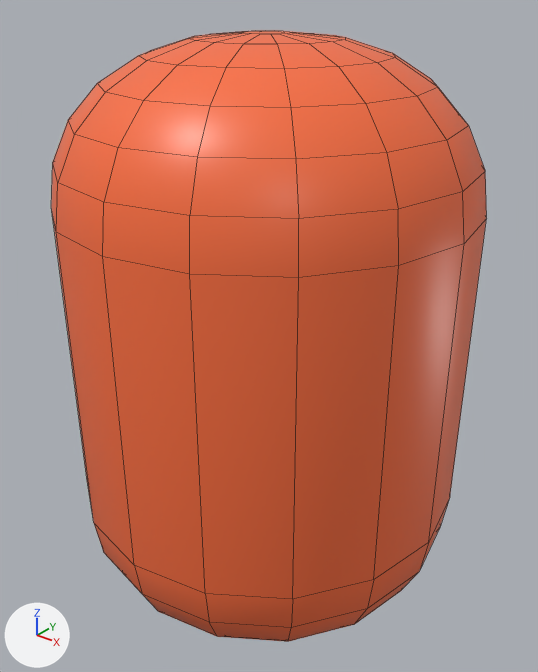
Two versions of the FBX model FBX/Fish-Food.fbx, one commit apart.
Rendered twice from a camera (50 mm lens) standing at (0.1298, -0.1618, 0.1035) and looking at (-0.0005, 0.0011, 0.0025). The lights are fixed; the arrows at lower left show +X, +Y and +Z. Mesh edges are drawn as thin lines.

Before the edit, the objects in view are built like this:
```python
mat_fish_food = principled_material('Fish Food')
mat_fish_food.base_color = (0.976, 0.161, 0.0503)  # orange #fc703f
mat_fish_food.roughness = 0.4
me_cylinder_001 = bpy.data.meshes.new('Cylinder.001')
me_cylinder_001.from_pydata(...)  # 224 vertices, 210 faces; spans x -0.06..0.06, y -0.06..0.06, z -0.09..0.09
me_cylinder_001.materials.append(mat_fish_food)  # orange #fc703f
ob_cylinder = bpy.data.objects.new('Cylinder', me_cylinder_001)
ob_cylinder.location = (0.0, 0.0, 0.0)
```
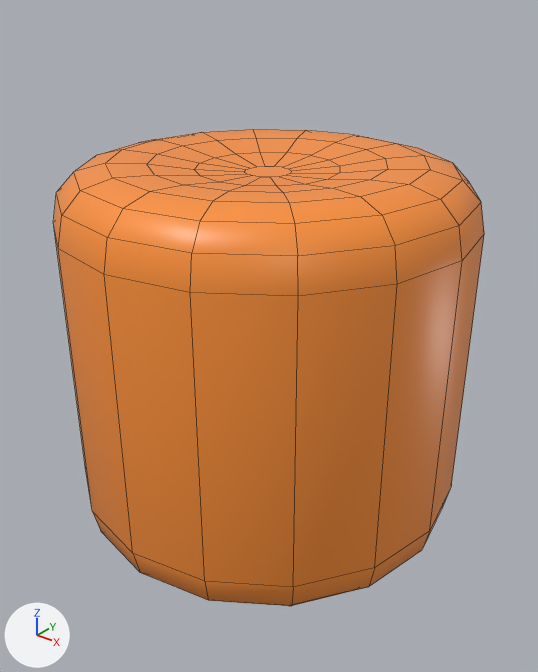
Pixel boxes [x1, y1, x2, y2] of what changed, in the pictures (538 x 672 px):
```json
{"object": "Cylinder", "change": "recoloured, reshaped", "before": [51, 31, 487, 642], "after": [53, 129, 484, 606], "on screen": "22% shorter"}
```

Scene script edits in JSON lines:
```json
{"op": "set", "path": "mat_fish_food.base_color", "old": "(0.976, 0.161, 0.0503)", "new": "(0.976, 0.287, 0.0398)", "note": "orange #fc703f -> orange #fc9238"}
{"block": "me_cylinder_001", "where": "# used by ob_cylinder; location = (0.0, 0.0, 0.0)"}
{"op": "remove", "block": "me_cylinder_001", "code": "me_cylinder_001.from_pydata(...)  # 224 vertices, 210 faces; spans x -0.06..0.06, y -0.06..0.06, z -0.09..0.09"}
{"op": "add", "block": "me_cylinder_001", "code": "me_cylinder_001.from_pydata(...)  # 224 vertices, 210 faces; spans x -0.06..0.06, y -0.06..0.06, z -0.057..0.057"}
{"block": "me_cylinder_001", "change": "me_cylinder_001 part 1: 224 of 224 vertices moved; they spanned x -0.06..0.06, y -0.06..0.06, z -0.09..0.09 and now span x -0.06..0.06, y -0.06..0.06, z -0.057..0.057; mean shift (0.0, 0.0, 0.0); largest move (0.0, 0.007, -0.09) -> (0.0, 0.007, -0.054)"}
```
